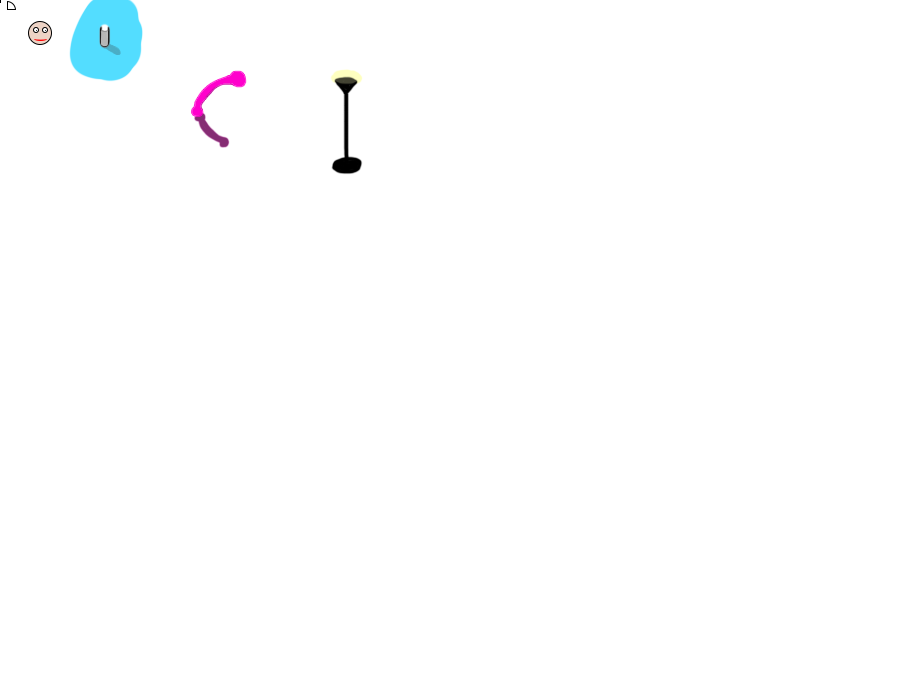
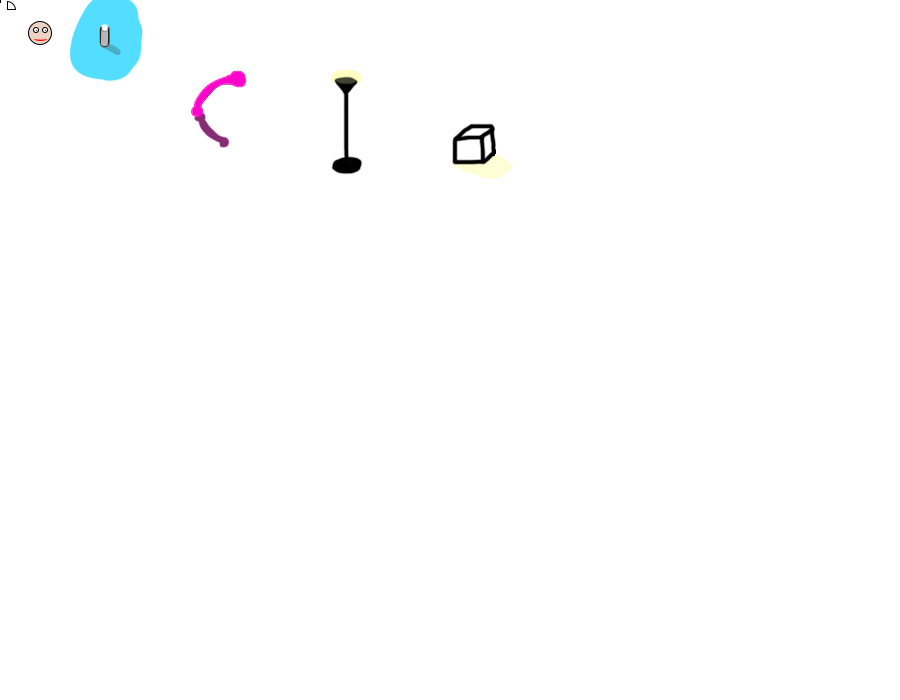
Layers edited between the first and the second (900, 700) image:
added group "Group 5" with 2 layers above "Group 1" over left=452, top=123, right=513, bottom=180
added layer "Layer 13" in group "Group 5" over left=452, top=123, right=498, bottom=165
added layer "Layer 14" (57%) in group "Group 5" over left=452, top=152, right=513, bottom=180
